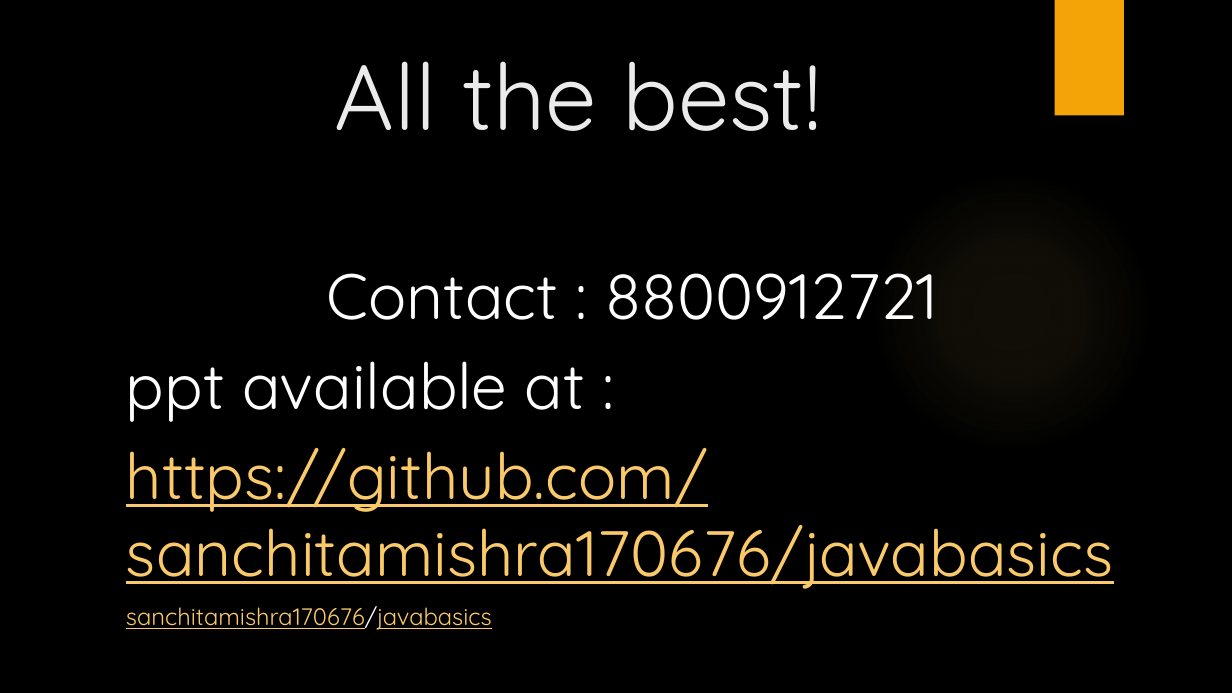
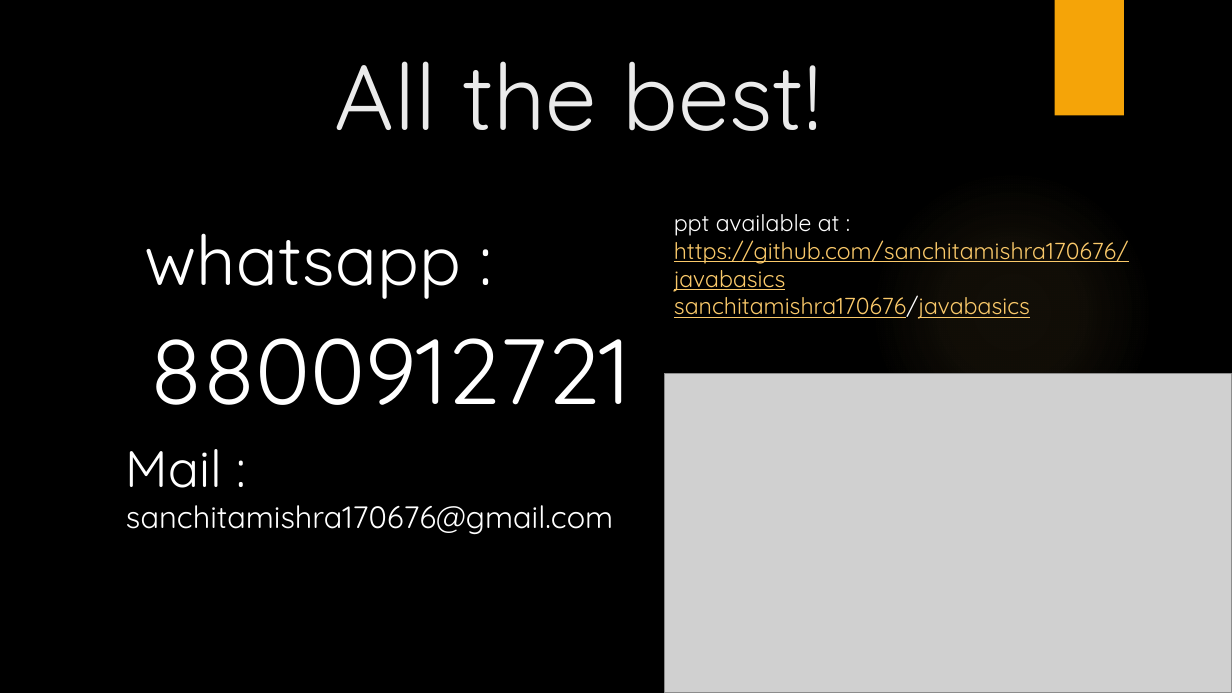
Before and after one commit to SanchitaMishra170676/javaBasics, a slide deck: slide 20 of Webinar.pptx. Drawn at 1232x693 pixels with LibreOffice and Linux fonts; fonts in the diff are those of the drawing; grey boxes stand for pictures; background and template pictures are left out. Boxes give left, top, right and bottom in pixels: in the first picture for what was removed or moved away, otherwise in the second. Text is boxed around its words. In the diff, an @@ line names an element or a change of style, - is before the commit and + after.

Commit message:
PPT Added

```diff
--- a/Webinar.pptx
+++ b/Webinar.pptx
@@ text at bbox=[126, 233, 631, 534]: text changed; size 50 to 24 pt; text colour #FAC96A to #FFFFFF @@
-Contact : 8800912721
-ppt available at :
-https://github.com/sanchitamishra170676/javabasics
-sanchitamishra170676/javabasics
+whatsapp :
+8800912721
+Mail : sanchitamishra170676@gmail.com
@@ text added at bbox=[674, 214, 1129, 319], 18 pt, text #FAC96A, underline @@
+ppt available at :
+https://github.com/sanchitamishra170676/javabasics
+sanchitamishra170676/javabasics
@@ picture added at bbox=[665, 374, 1232, 693] @@
```
